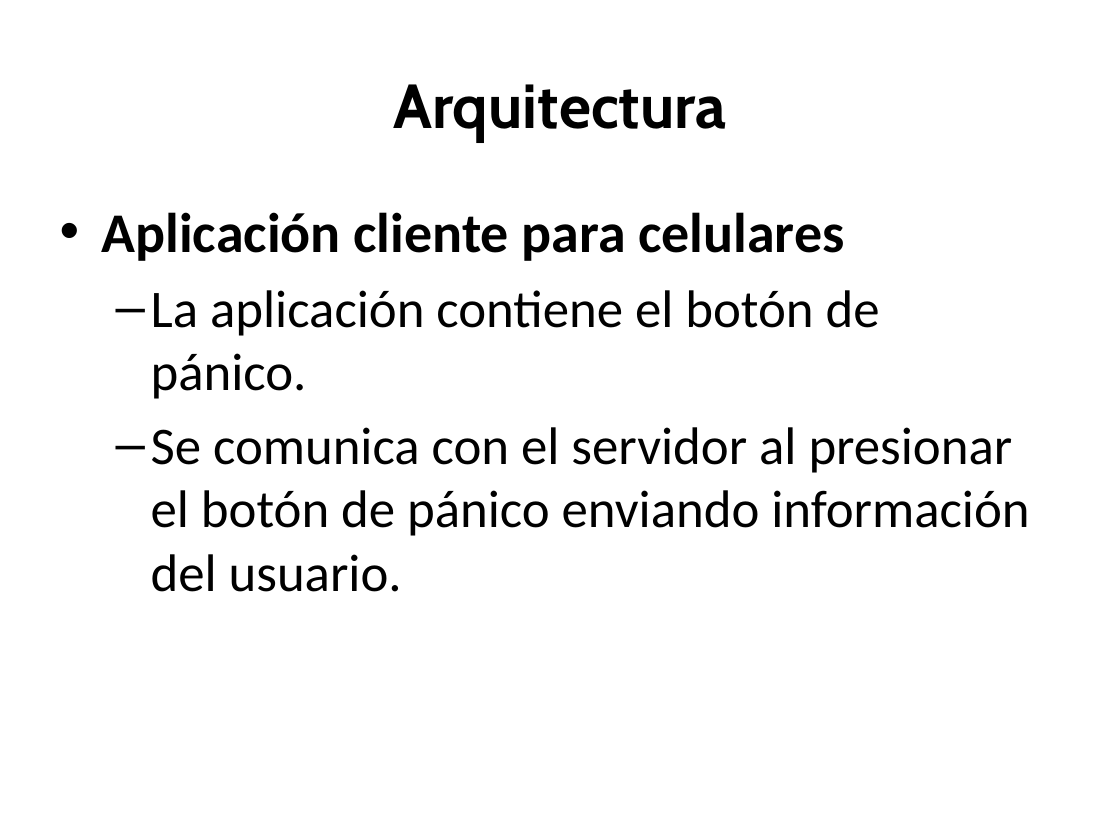
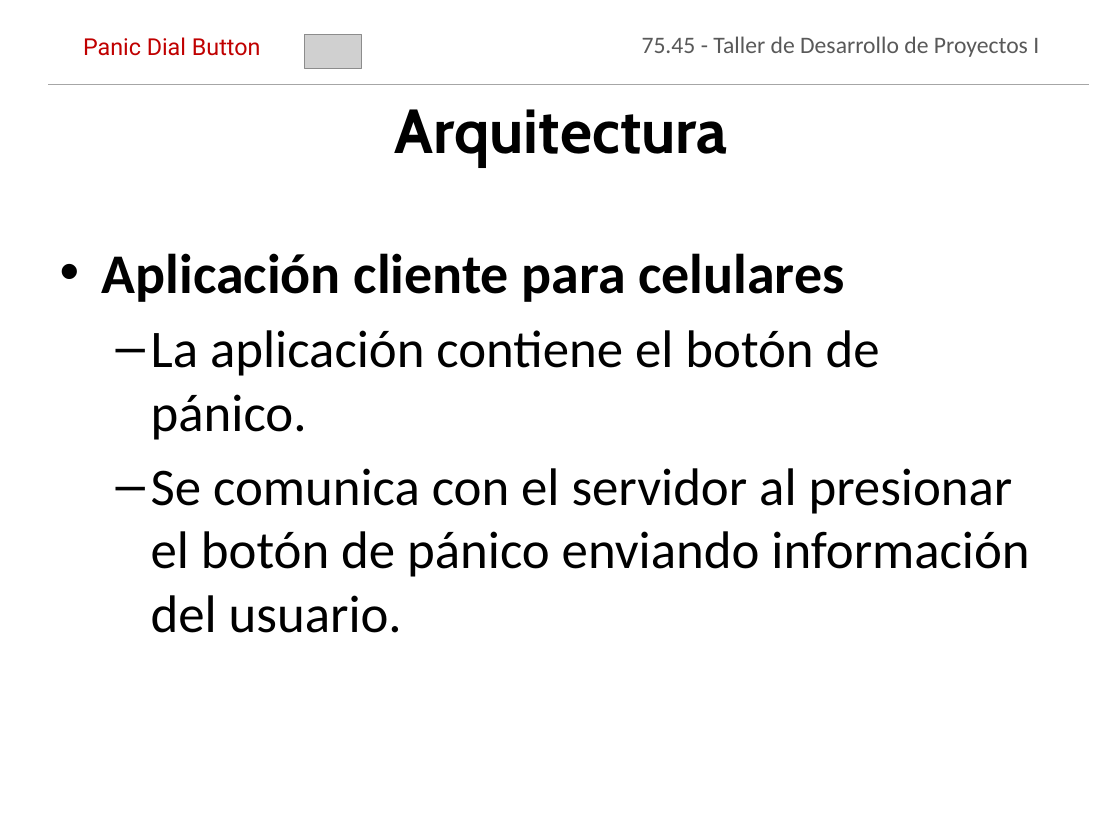
Before and after one commit to jmonetti/2012-1er-taller-de-desarrollo-de-proyectos-i, a slide deck: slide 20 of docs/Presentacion final/PresentacionFinal_V9.pptx. Drawn at 1120x840 pixels with LibreOffice and Linux fonts; fonts in the diff are those of the drawing; grey boxes stand for pictures; background and template pictures are left out. Boxes give left, top, right and bottom in pixels: in the first picture for what was removed or moved away, otherwise in the second. Text is boxed around its words. In the diff, an @@ line names an element or a change of style, - is before the commit and + after.

```diff
--- a/docs/Presentacion final/PresentacionFinal_V9.pptx
+++ b/docs/Presentacion final/PresentacionFinal_V9.pptx
@@ title "Arquitectura": place and size @@
-title "Arquitectura" at bbox=[393, 84, 726, 142]
+title "Arquitectura" at bbox=[395, 109, 728, 167]
@@ text added at bbox=[83, 37, 261, 56], 15 pt, text #C00000 @@
+Panic Dial Button
@@ picture added at bbox=[305, 35, 362, 68] @@
@@ text added at bbox=[642, 36, 1039, 57], 15.2 pt, text #595959 @@
+75.45 - Taller de Desarrollo de Proyectos I
@@ line added from (48, 85) to (1090, 85), #A6A6A6 0.75 pt @@
@@ text "Aplicación cliente para celulares": place and size @@
-text "Aplicación cliente para celulares" at bbox=[102, 212, 1029, 592]
+text "Aplicación cliente para celulares" at bbox=[102, 253, 1029, 633]
```
Also in this commit, not shown: 17 other slides changed.
